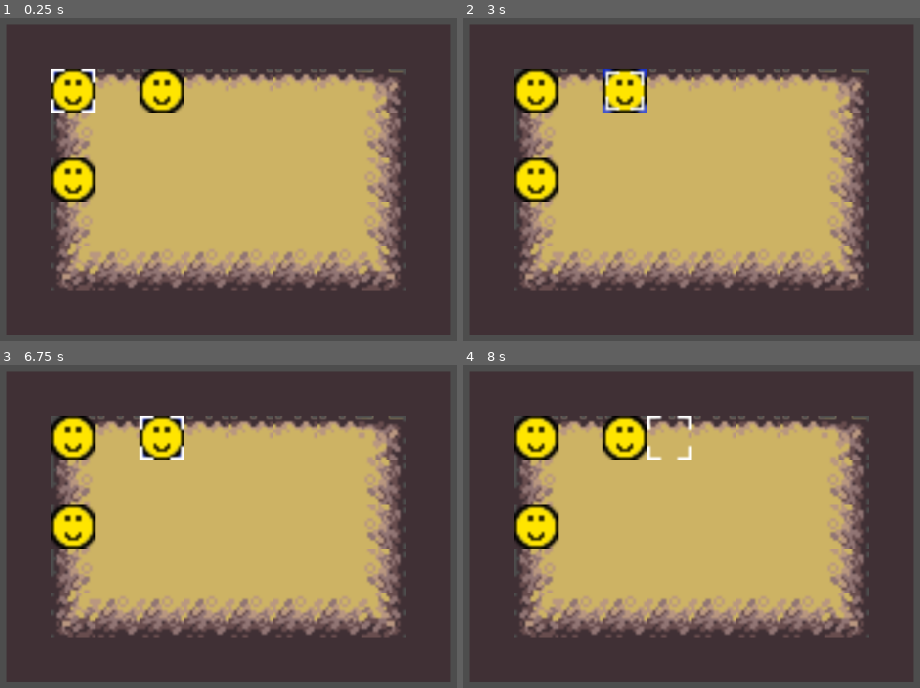
Above: before the commit, frames 1-4 (two rows, left to right).
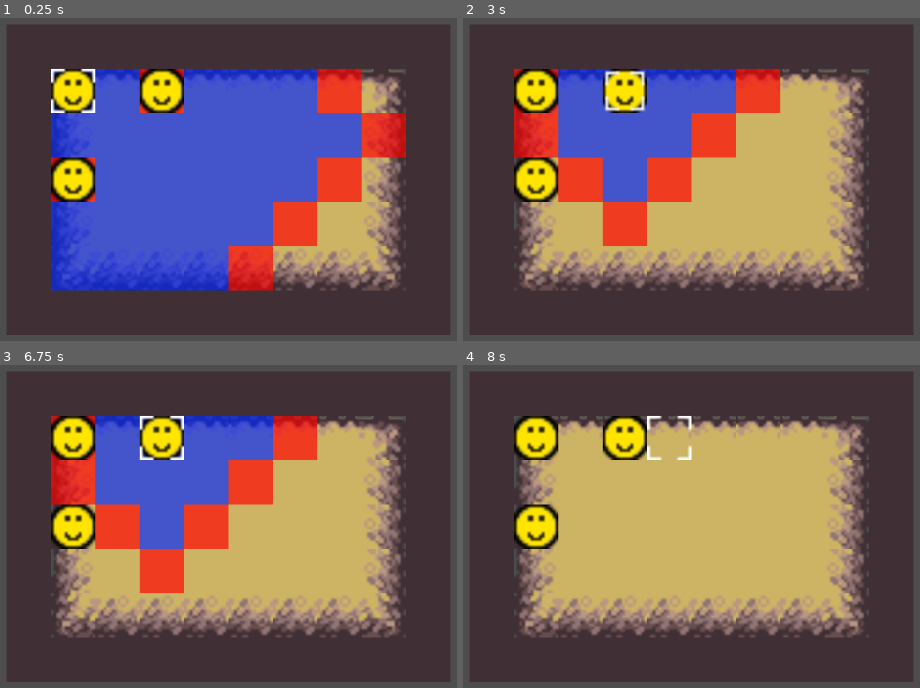
Above: after the commit, the same moments.

Repository: JonasBachmeier-UNI/GameEngineering
Game: Godot game, scene res://test.tscn
Two runs of this game, one before a commit and one after it. Both use one fixed random seed, a clock stepped at 60 frames per second and the inputs below.
Inputs:
- Up to frame 1 (0.25 s): no input
- Up to frame 2 (3 s): hold Right (ui_right) 0.53-1.28 s; tap Space (ui_select) at 0.77, 1.52 s; tap Enter at 1.25 s; hold Down (ui_down) 1.28-2.03 s; hold Right (ui_right) 2.03-2.78 s; hold Up (ui_up) from 2.78 s (still down)
- Up to frame 3 (6.75 s): tap Space (ui_select) at 3.02, 3.77, 4.25, 4.52, 6.02 s; release Up (ui_up) at 3.53 s; hold Left (ui_left) 3.53-5.03 s; hold Down (ui_down) 5.03-5.78 s; hold Right (ui_right) 5.78-6.53 s; hold Up (ui_up) from 6.53 s (still down)
- Up to frame 4 (8 s): tap Space (ui_select) at 6.77, 7.52 s; tap Enter at 7.25 s; release Up (ui_up) at 7.28 s; hold Right (ui_right) from 7.28 s (still down)

The runs differ from the first frame. In frame 1, 40% of the frame differs, in the area x 11-89%, y 15-85%; in frame 2, 18%; in frame 3, 18%; in frame 4, nothing differs.
Error before the commit: Error calling GDScript utility function "len()": Value of type 'bool' can't provide a length. (res://Scripts/GameLogic/unit.gd:253)

Commit message:
tippfehler raus

Diff:
--- a/nohonoramongthieves/Scripts/GameLogic/unit.gd
+++ b/nohonoramongthieves/Scripts/GameLogic/unit.gd
@@ -245,12 +245,12 @@
 
 
 func get_grid_value(x, y):
-	if y > len(grid) or y < 0 or x > len(grid[0] or x < 0):
+	if y > len(grid) or y < 0 or x > len(grid[0]) or x < 0:
 		return
 	return grid[y][x]
 
 func set_grid_value(x, y, value):
-	if y > len(grid) or y < 0 or x > len(grid[0] or x < 0):
+	if y > len(grid) or y < 0 or x > len(grid[0]) or x < 0:
 		return
 	grid[y][x] = value
 
